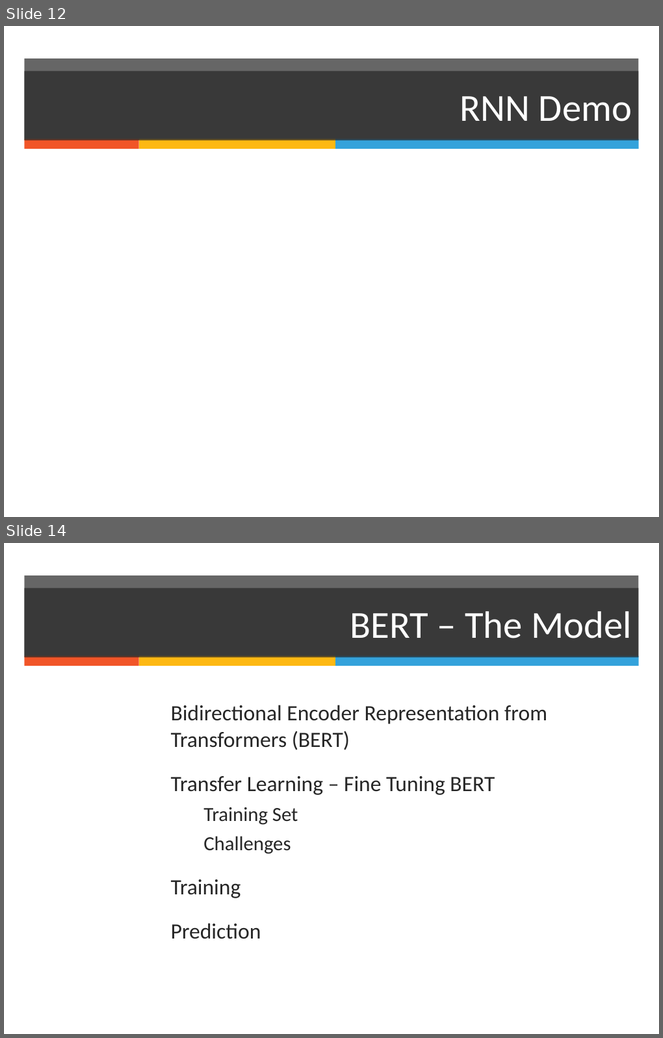
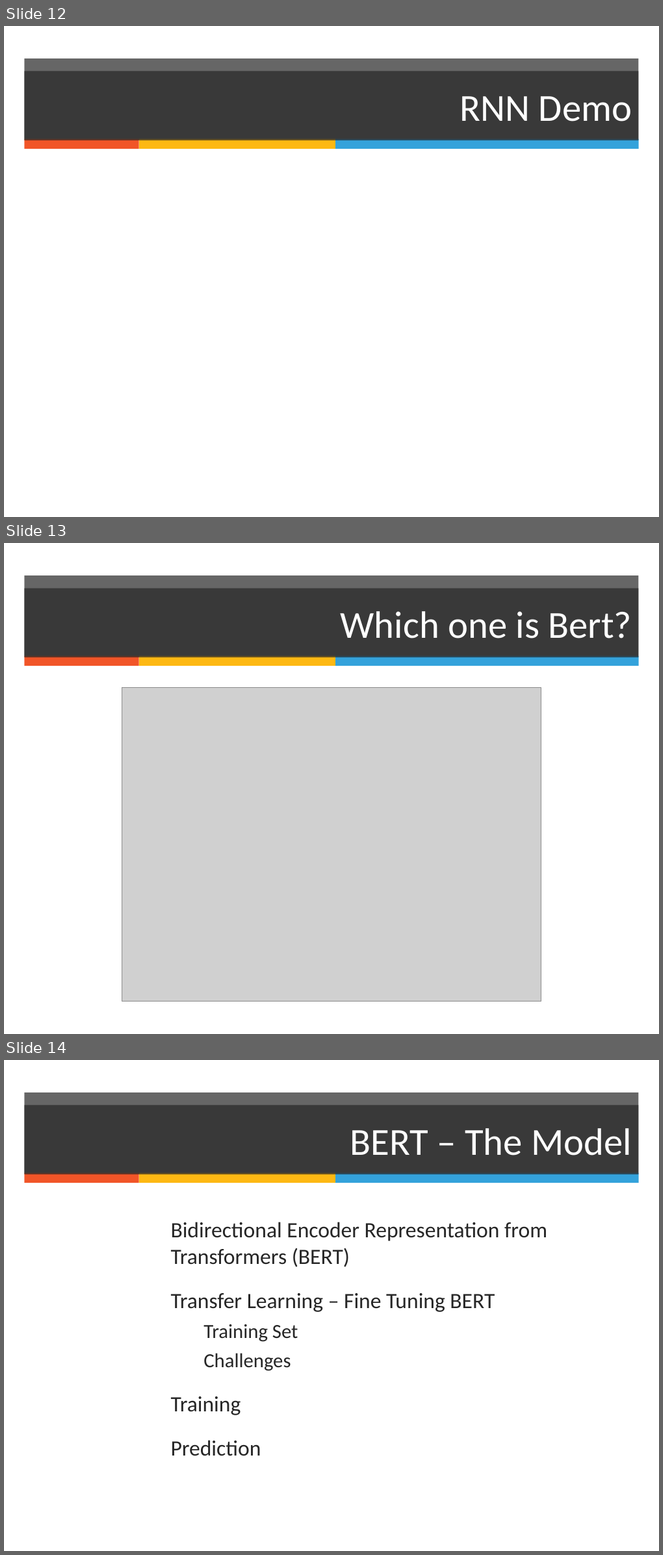
Before and after one commit to manceps/tfw, a slide deck: slides/talk-portland-python-user-group-05-30-manceps-branding.odp. Shown one above the other, each under a label of ours: slides 12 and 14 before the commit, slides 12, 13 and 14 after it; the slides between them are not shown. The pictures are 663x1038 and 663x1555 pixels, drawn with LibreOffice and Linux fonts; fonts in the diff are those of the drawing; grey boxes stand for pictures; background and template pictures are left out. Boxes give left, top, right and bottom in pixels: in the first picture for what was removed or moved away, otherwise in the second. Text is boxed around its words. In the diff, an @@ line names an element or a change of style, - is before the commit and + after.

```diff
--- a/slides/talk-portland-python-user-group-05-30-manceps-branding.odp
+++ b/slides/talk-portland-python-user-group-05-30-manceps-branding.odp
@@ slide 13 added at (x1=4, y1=543, x2=659, y2=1034), background #FFFFFF; not listed: 4 template elements that a slide beside it also shows @@
@@ title added at (x1=24, y1=589, x2=639, y2=657), fill #262626 at 70% opacity, 42 pt, text #FFFFFF @@
+Which one is Bert?
@@ picture added at (x1=122, y1=688, x2=542, y2=1002) @@
```
Also in this commit, not shown: 3 slides changed, 1 other slide added, 2 slides removed, 51 other files.
